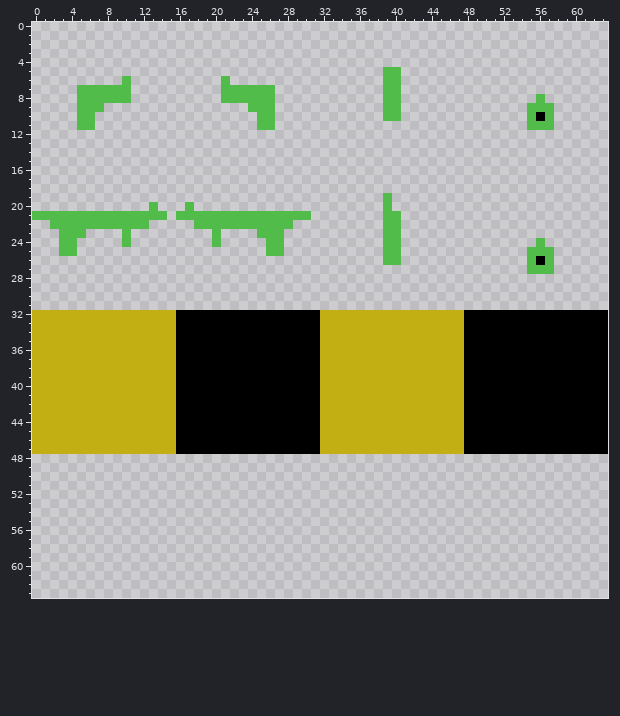
Two states of a pixel-art sprite, debug/res/weapons.png. This is how it looked before the edit.
The file is 64x64 pixels. Colours within 5 levels of each other are drawn and written as one.
After:
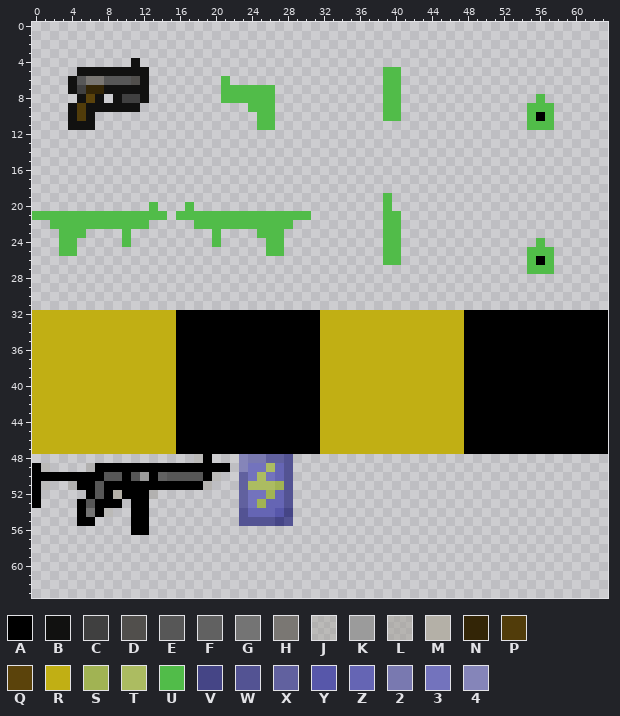
Palette (. is transparent): A #000000  B #111110  C #404040  D #514f4c  E #575757  F #616161  G #747474  H #7a7773  J #a09d9566  K #9b9b9b  L #a19e9688  M #b4b0a7  N #332506  P #513c0a  Q #5b430b  R #c1af14  S #a1b353  T #acbc61  U #51bc49  V #454586  W #535393  X #61619f  Y #5757aa  Z #6565b4  2 #7979b0  3 #7373bd  4 #8585b9
The exact change:
@@ x 2..14 @@
  3 .............
- 4 .............
- 5 .............
- 6 ........U....
- 7 ...UUUUUU....
- 8 ...UUUUUU....
- 9 ...UUU.......
-10 ...UU........
-11 ...UU........
+ 4 .........B...
+ 5 ...BBBBBBBB..
+ 6 ..BEHHEEEDB..
+ 7 ..BCNNBBBBB..
+ 8 ...BQB.BCCB..
+ 9 ..BPBBBBBB...
+10 ..BPB........
+11 ..BBB........
 12 .............
@@ x 0..30 @@
 47 RRRRRRRRRRRRRRRRAAAAAAAAAAAAAAA
-48 ...............................
-49 ...............................
-50 ...............................
-51 ...............................
-52 ...............................
-53 ...............................
-54 ...............................
-55 ...............................
-56 ...............................
+48 ..................JA...422XXW..
+49 AJ....JAAAAAAAAAAAAAAA.433TZW..
+50 AAAAAAAAEEAEKAFEEEEAJ..X3T3ZW..
+51 AJ..JAAEAAAAAAAAAAAL...XTTTSW..
+52 A.....AEAMAAAJ.........X33SZW..
+53 A....AEAAA.AA..........X3SZZW..
+54 .....AGAJ..AA..........WZZZYV..
+55 .....AA....AA..........WWWWVW..
+56 ...........AA..................
 57 ...............................
Pixel boxes of the changes (left, top, right, bottom) in both pictures:
changed: (68, 58, 149, 130)
added: (32, 454, 293, 535)
